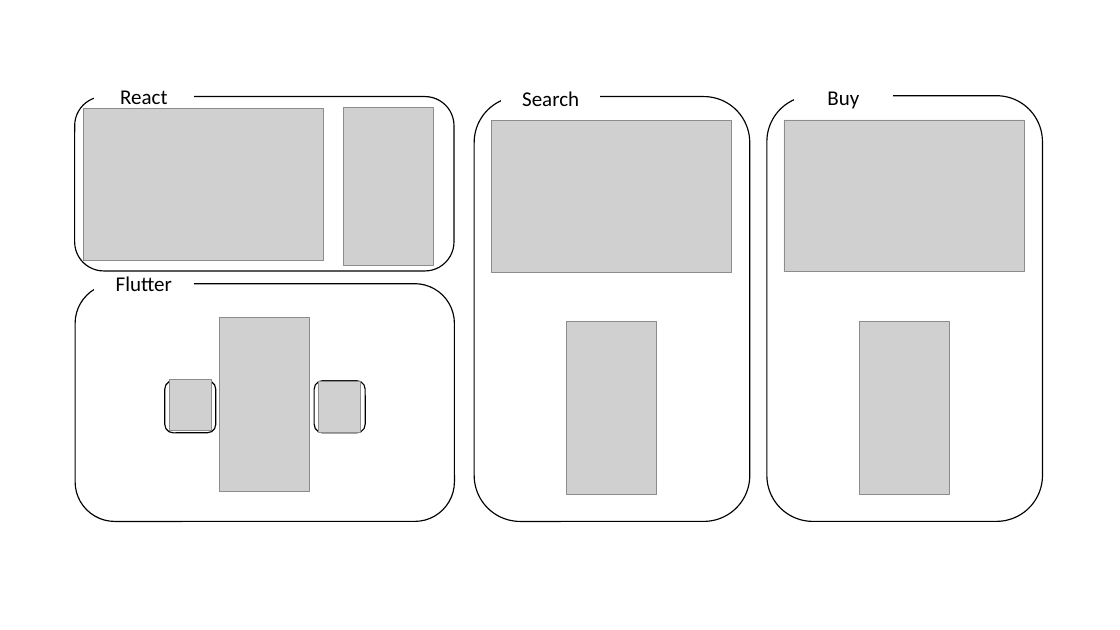
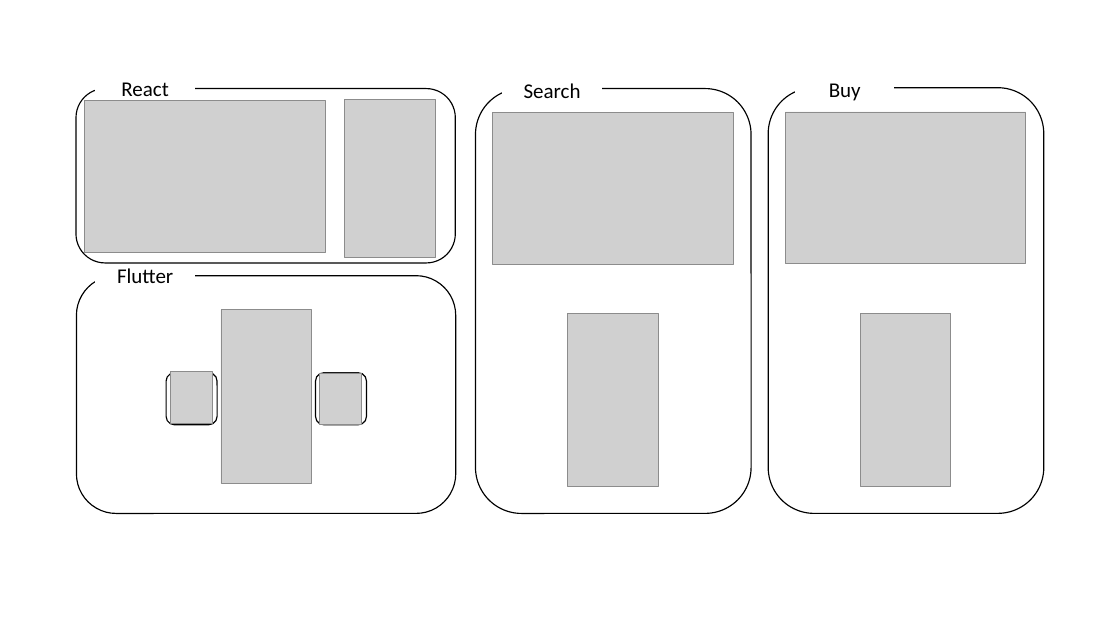
Before and after one commit to pszzang123/capstone2024, a slide deck: slide 1 of doc/책자/책자 이미지.pptx. Drawn at 1120x630 pixels with LibreOffice and Linux fonts; fonts in the diff are those of the drawing; grey boxes stand for pictures. Boxes give left, top, right and bottom in pixels: in the first picture for what was removed or moved away, otherwise in the second. Text is boxed around its words. In the diff, an @@ line names an element or a change of style, - is before the commit and + after.

```diff
--- a/doc/책자/책자 이미지.pptx
+++ b/doc/책자/책자 이미지.pptx
@@ 8 pictures, 6 rounded rectangles, 4 rectangles: place and size @@
-8 pictures, 6 rounded rectangles, 4 rectangles at (75,86,1043,522)
+8 pictures, 6 rounded rectangles, 4 rectangles at (76,77,1044,513)
@@ picture: place and size @@
-picture at (83,108,323,260)
+picture at (85,101,325,253)
```
Also in this commit, not shown: 1 slide added, 3 other files.
